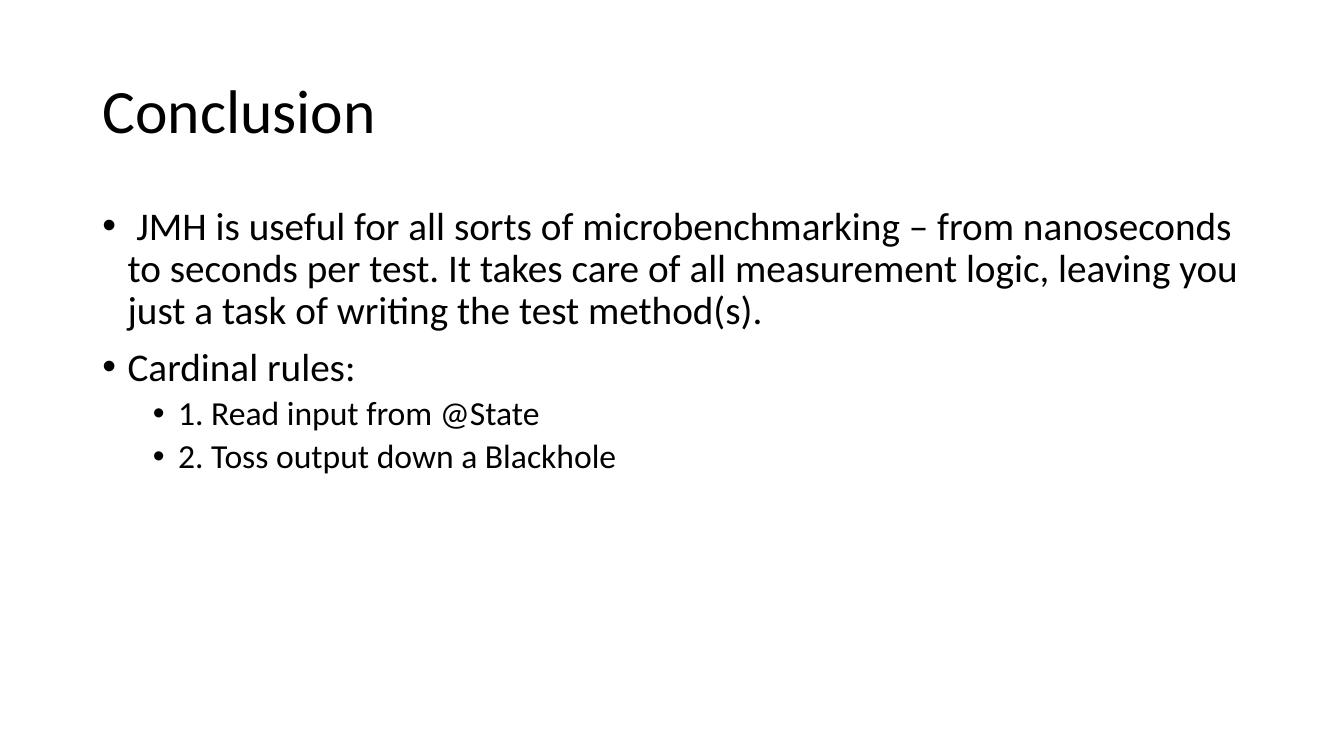
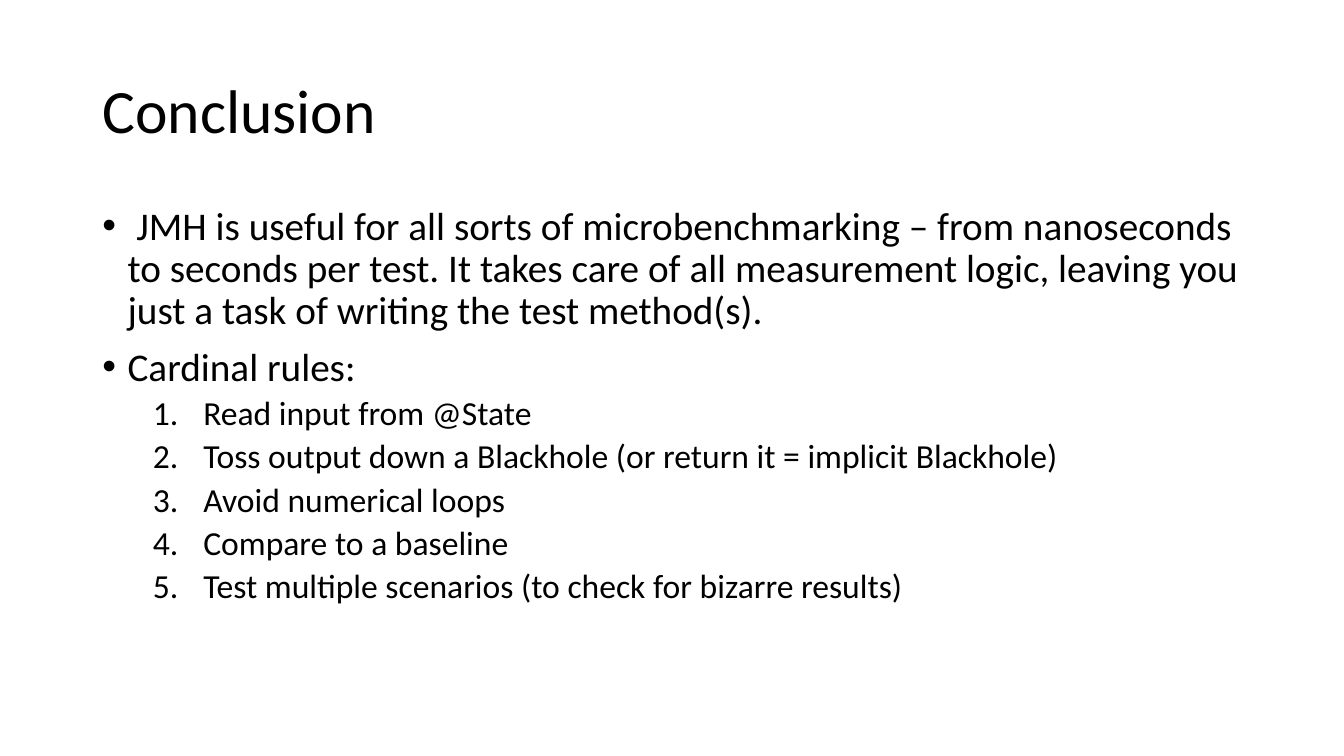
Before and after one commit to tresat/JMH-Presentation, a slide deck: slide 42 of doc/slides.pptx. Drawn at 1344x756 pixels with LibreOffice and Linux fonts; fonts in the diff are those of the drawing. Boxes give left, top, right and bottom in pixels: in the first picture for what was removed or moved away, otherwise in the second. Text is boxed around its words. In the diff, an @@ line names an element or a change of style, - is before the commit and + after.

```diff
--- a/doc/slides.pptx
+++ b/doc/slides.pptx
@@ text at (203, 401, 1057, 604): text changed @@
-  • 1. Read input from @State
-  • 2. Toss output down a Blackhole
+  1. Read input from @State
+  2. Toss output down a Blackhole (or return it = implicit Blackhole)
+  3. Avoid numerical loops
+  4. Compare to a baseline
+  5. Test multiple scenarios (to check for bizarre results)
```
Also in this commit, not shown: 18 other slides changed, 6 slides added, 5 slides removed, 11 other files.
